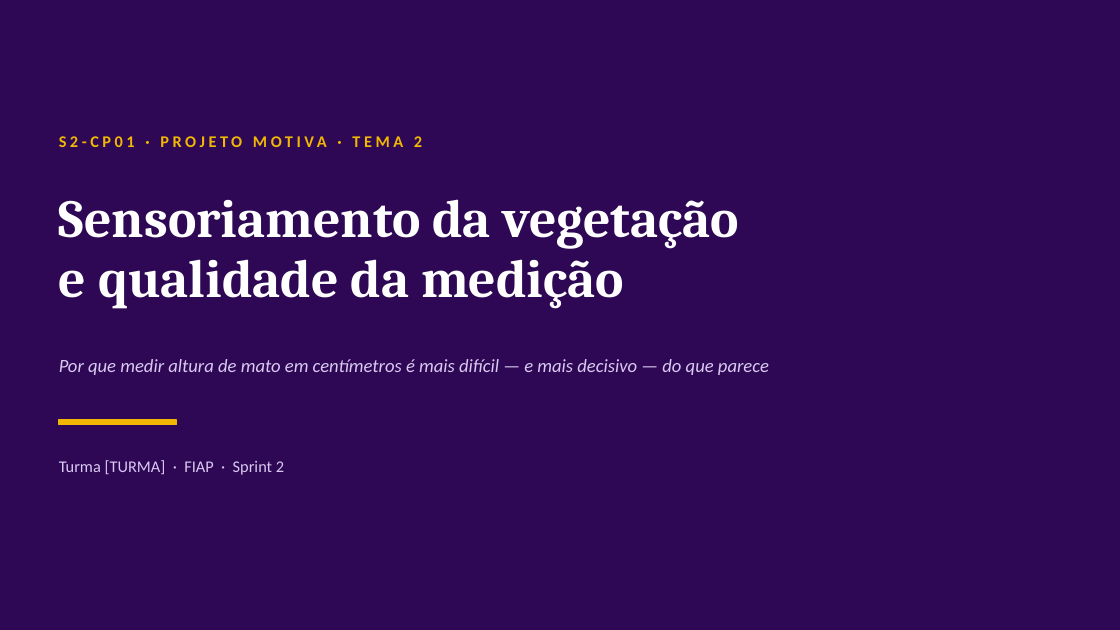
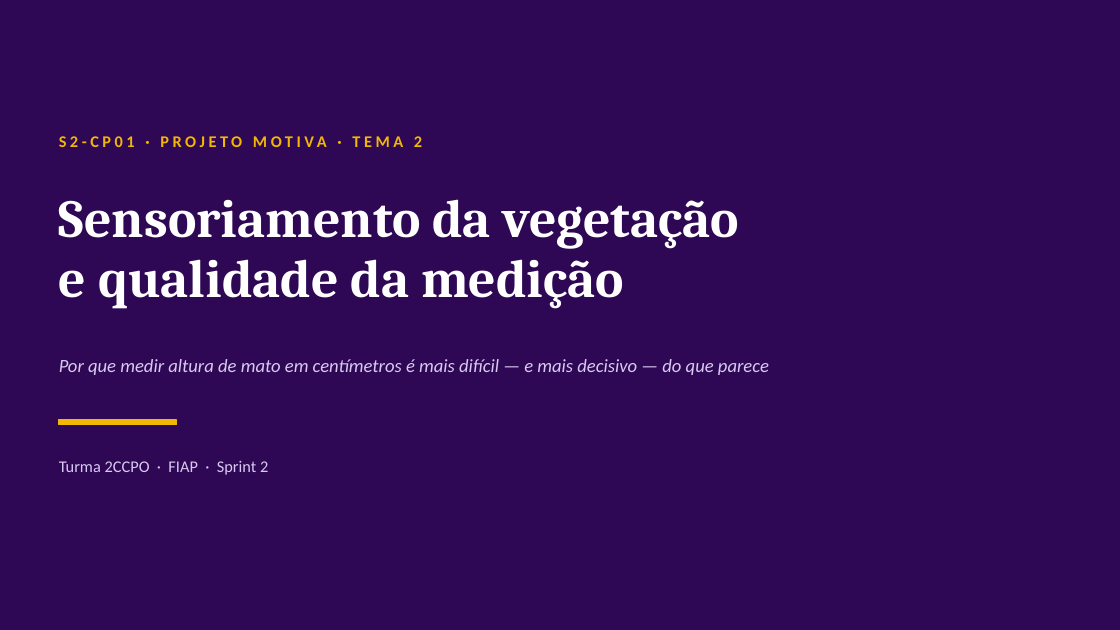
Before and after one commit to GuilhermeCalifoni-code/motiva-field, a slide deck: slide 1 of docs/S2-CP1/S2-CP1-Motiva-Tema2-Aula.pptx. Drawn at 1120x630 pixels with LibreOffice and Linux fonts; fonts in the diff are those of the drawing. Boxes give left, top, right and bottom in pixels: in the first picture for what was removed or moved away, otherwise in the second. Text is boxed around its words. In the diff, an @@ line names an element or a change of style, - is before the commit and + after.

Commit message:
Definir turma 2CCPO na entrega do CP1

```diff
--- a/docs/S2-CP1/S2-CP1-Motiva-Tema2-Aula.pptx
+++ b/docs/S2-CP1/S2-CP1-Motiva-Tema2-Aula.pptx
@@ text at (59, 461, 268, 475): text changed @@
-Turma [TURMA] · FIAP · Sprint 2
+Turma 2CCPO · FIAP · Sprint 2
```
Also in this commit, not shown: 3 other files.
